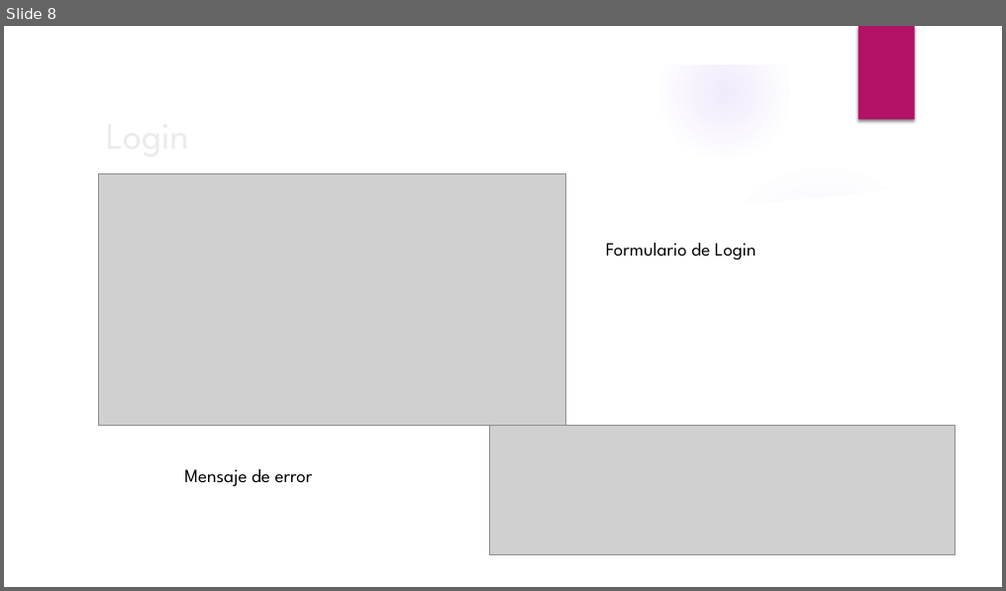
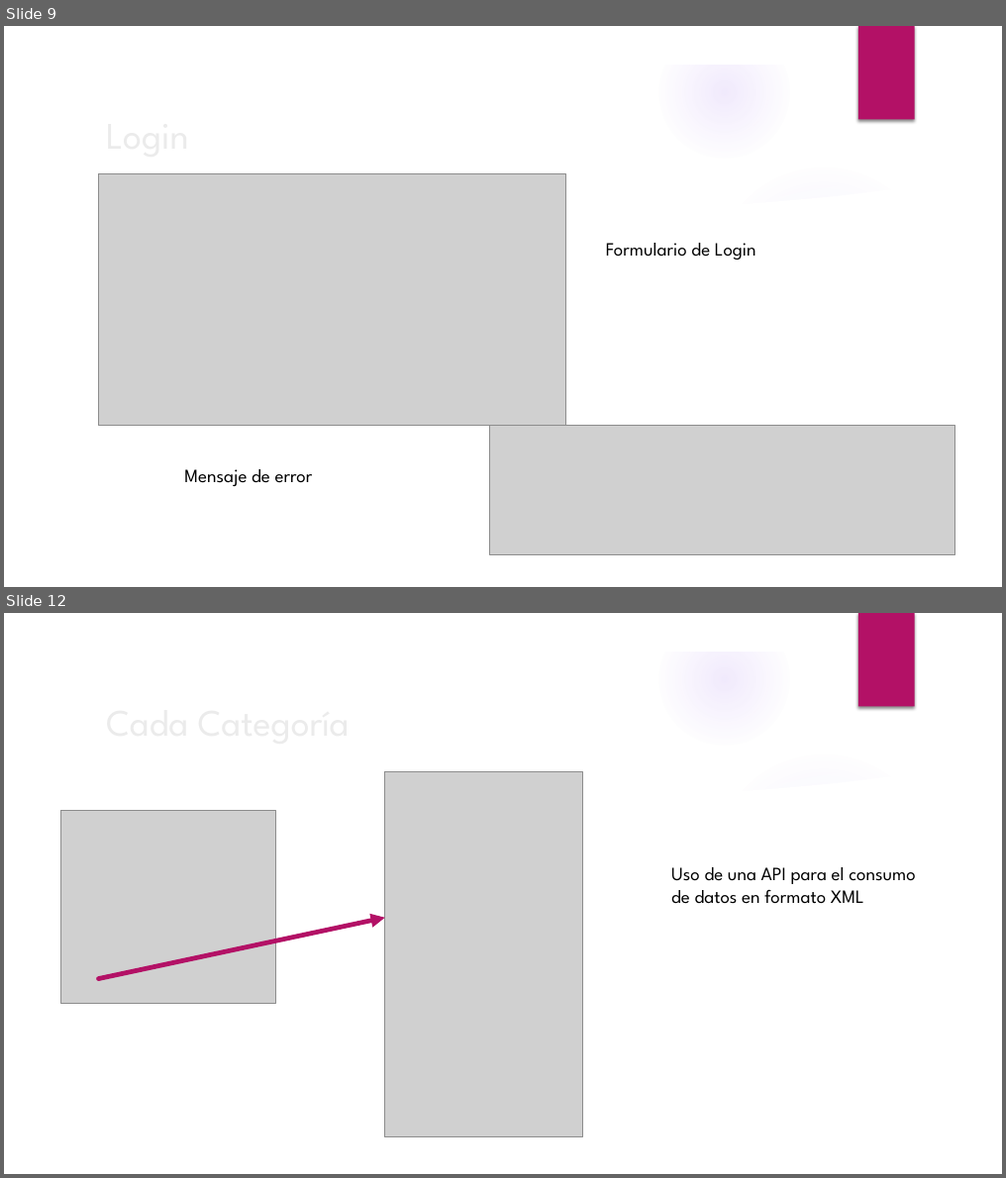
Before and after one commit to KathyLiz/ProyectoJavascript-2, a slide deck: Diapositivas.pptx. Shown one above the other, each under a label of ours: slide 8 before the commit, slides 9 and 12 after it; the slides between them are not shown. The pictures are 1006x591 and 1006x1178 pixels, drawn with LibreOffice and Linux fonts; fonts in the diff are those of the drawing; grey boxes stand for pictures; background and template pictures are left out. Boxes give left, top, right and bottom in pixels: in the first picture for what was removed or moved away, otherwise in the second. Text is boxed around its words. In the diff, an @@ line names an element or a change of style, - is before the commit and + after.

```diff
--- a/Diapositivas.pptx
+++ b/Diapositivas.pptx
@@ slide 12 added at [4, 613, 1002, 1174], background picture (left out); not listed: 9 template elements that a slide beside it also shows @@
@@ title added at [98, 692, 816, 750], 36 pt, text #EBEBEB @@
+Cada Categoría
@@ picture added at [385, 772, 583, 1138] @@
@@ picture added at [60, 811, 275, 1004] @@
@@ text added at [671, 867, 916, 904], 18 pt, text #000000 @@
+Uso de una API para el consumo de datos en formato XML
@@ arrow added from (98, 979) to (385, 918), #B31166 4.5 pt @@
@@ what was slide 8 is now slide 9 @@
```
Also in this commit, not shown: 2 slides changed, 5 other slides added, 3 other files.
